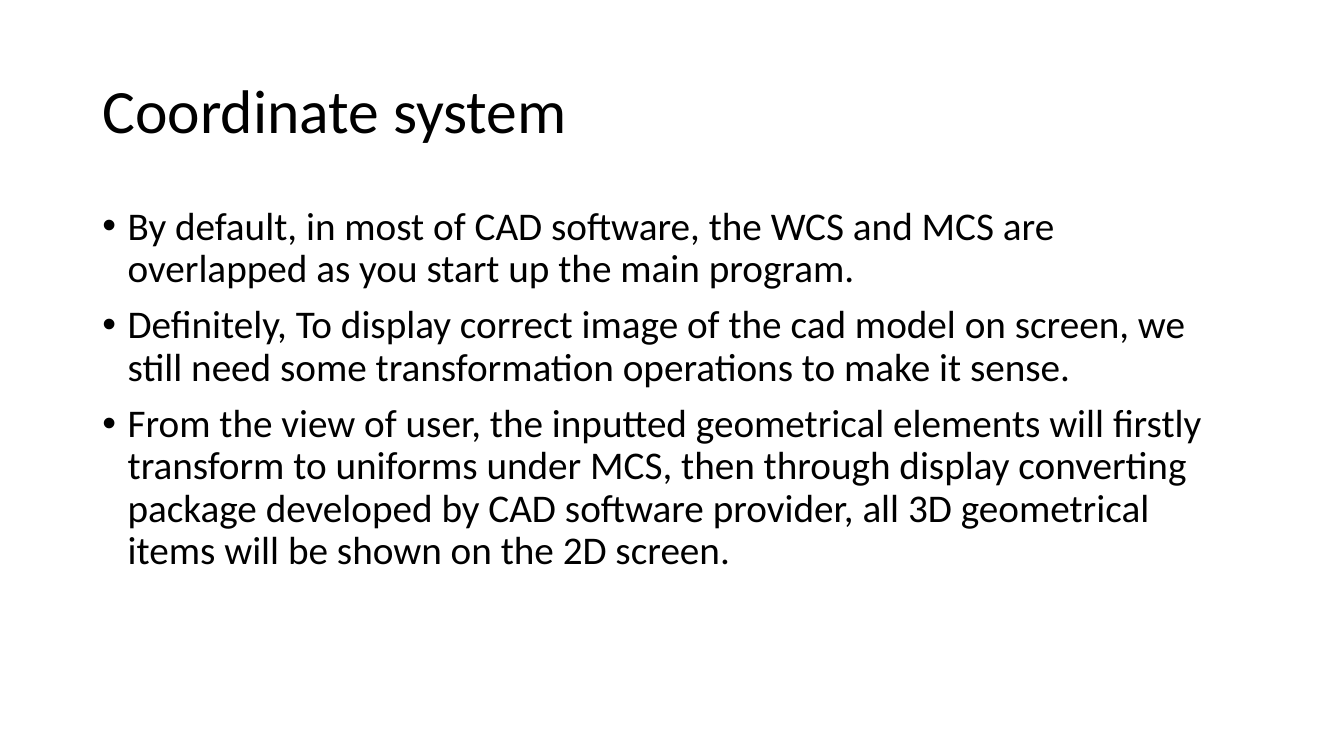
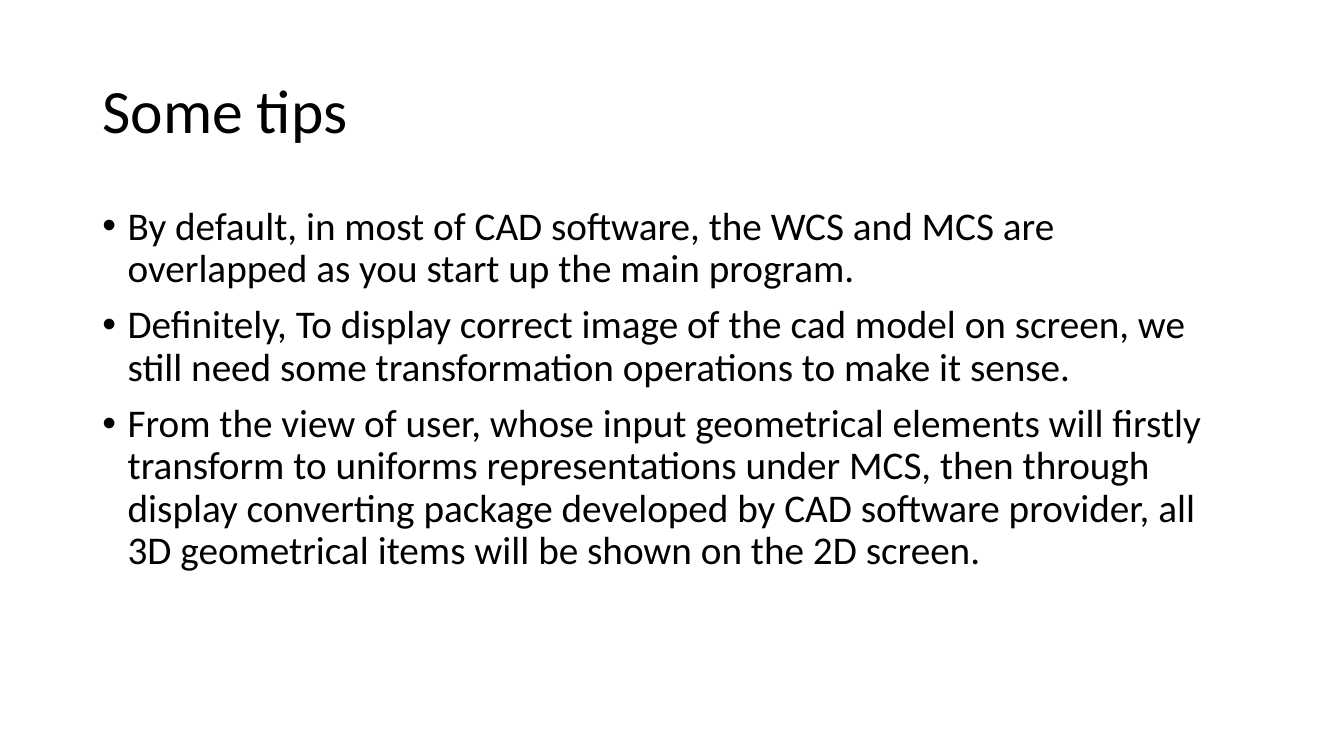
Before and after one commit to Jinny-Ching/cad_cam_course, a slide deck: slide 14 of Coordinate system.pptx (slide 10 before the commit). Drawn at 1344x756 pixels with LibreOffice and Linux fonts; fonts in the diff are those of the drawing. Boxes give left, top, right and bottom in pixels: in the first picture for what was removed or moved away, otherwise in the second. Text is boxed around its words. In the diff, an @@ line names an element or a change of style, - is before the commit and + after.

Commit message:
add an homogenous transformation matrix example

```diff
--- a/Coordinate system.pptx
+++ b/Coordinate system.pptx
@@ title at bbox=[102, 90, 347, 143]: text changed @@
-Coordinate system
+Some tips
@@ text at bbox=[128, 409, 1200, 571]: text changed @@
-• From the view of user, the inputted geometrical elements will firstly transform to uniforms under MCS, then through display converting package developed by CAD software provider, all 3D geometrical items will be shown on the 2D screen.
+• From the view of user, whose input geometrical elements will firstly transform to uniforms representations under MCS, then through display converting package developed by CAD software provider, all 3D geometrical items will be shown on the 2D screen.
```
Also in this commit, not shown: 1 other slide changed, 4 slides added, 1 other file.
